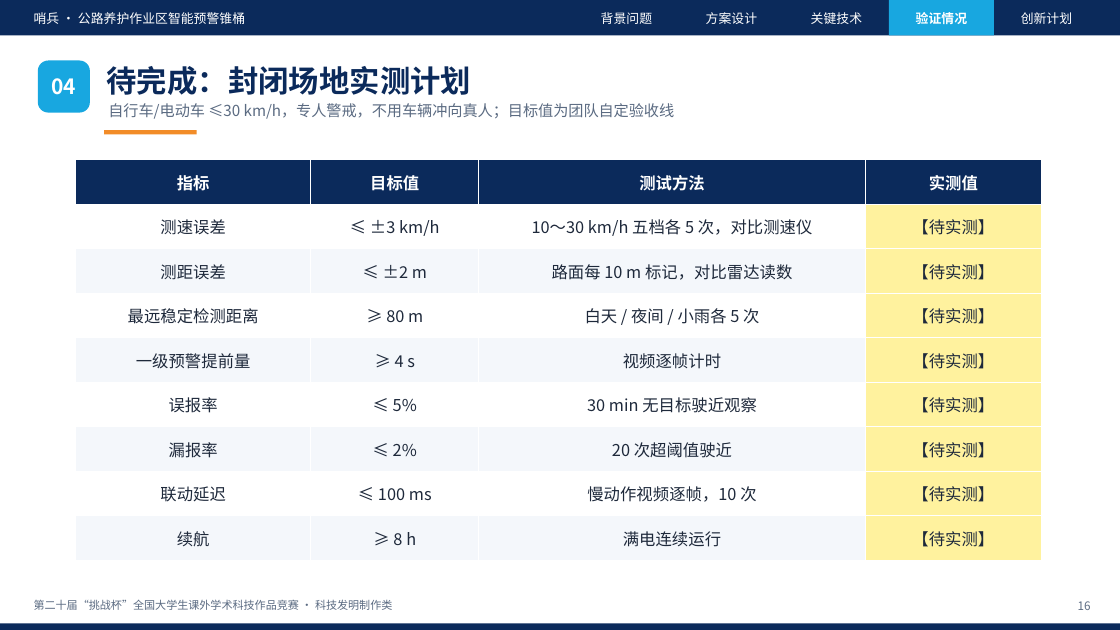
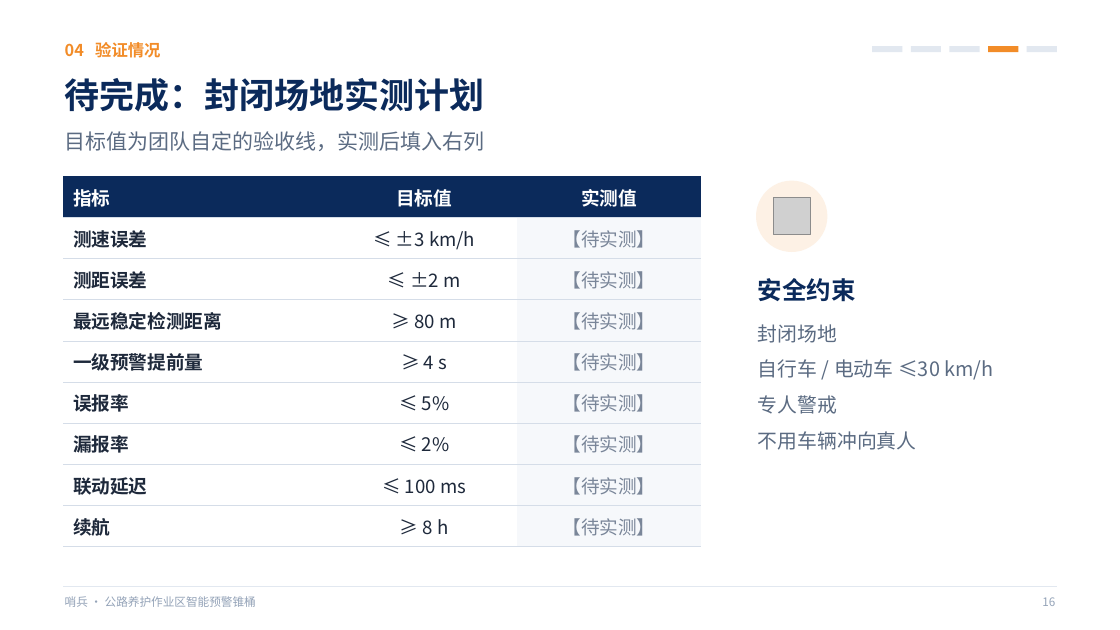
Before and after one commit to wy165611/smart-warning-cone, a slide deck: slide 16 of competition/challenge-cup/哨兵_挑战杯答辩PPT.pptx. Drawn at 1120x630 pixels with LibreOffice and Linux fonts; fonts in the diff are those of the drawing; grey boxes stand for pictures. Boxes give left, top, right and bottom in pixels: in the first picture for what was removed or moved away, otherwise in the second. Text is boxed around its words. In the diff, an @@ line names an element or a change of style, - is before the commit and + after.

Commit message:
挑战杯答辩 PPT v2：投影可读版——正文≥16pt、细节移入备注、去卡片多留白、线条图标与大图、待补充占位弱化为灰色虚线标签并自动生成清单，参考资料拆两页（共 23 页）

```diff
--- a/competition/challenge-cup/哨兵_挑战杯答辩PPT.pptx
+++ b/competition/challenge-cup/哨兵_挑战杯答辩PPT.pptx
@@ rectangle removed at [0, 0, 1120, 35] @@
@@ text removed at [601, 12, 652, 24] @@
-背景问题
@@ text removed at [706, 12, 757, 24] @@
-方案设计
@@ text removed at [811, 12, 862, 24] @@
-关键技术
@@ text removed at [1021, 12, 1072, 24] @@
-创新计划
@@ text "04 验证情况" at [65, 42, 160, 58]: vertical alignment middle to top @@
@@ text at [65, 42, 160, 58]: text changed; size 11 to 14 pt; text colour #FFFFFF to #F28C28 @@
-验证情况
+04 验证情况
@@ rectangle added at [872, 46, 902, 52], fill #E2E8F0 @@
@@ rectangle added at [911, 46, 941, 52], fill #E2E8F0 @@
@@ rectangle added at [949, 46, 980, 52], fill #E2E8F0 @@
@@ rectangle added at [988, 46, 1018, 52], fill #F28C28 @@
@@ rectangle: place and size @@
-rectangle at [889, 0, 994, 35]
+rectangle at [1027, 46, 1057, 52]
@@ rectangle at [1027, 46, 1057, 52]: fill #18A7E0 to #E2E8F0 @@
@@ rounded rectangle removed at [38, 60, 90, 113] @@
-04
@@ text "待完成：封闭场地实测计划": place and size @@
-text "待完成：封闭场地实测计划" at [107, 66, 471, 95]
+text "待完成：封闭场地实测计划" at [65, 78, 485, 112]
@@ text "待完成：封闭场地实测计划" at [65, 78, 485, 112]: size 26 to 30 pt @@
@@ text added at [65, 131, 485, 151], 18 pt, text #5B6B82 @@
+目标值为团队自定的验收线，实测后填入右列
@@ rectangle removed at [104, 130, 197, 134] @@
@@ table at [63, 176, 702, 547] @@
-column 3: 测试方法 | 10～30 km/h 五档各 5 次，对比测速仪 | 路面每 10 m 标记，对比雷达读数 | 白天 / 夜间 / 小雨各 5 次 | 视频逐帧计时 | 30 min 无目标驶近观察 | 20 次超阈值驶近 | 慢动作视频逐帧，10 次 | 满电连续运行
@@ table: place and size @@
-table at [76, 160, 1042, 560]
+table at [63, 176, 702, 547]
@@ ellipse added at [756, 181, 828, 252], fill #FDF1E5 @@
@@ picture added at [773, 197, 810, 234] @@
@@ text added at [758, 278, 856, 302], 21 pt, text #0B2A5B, bold @@
+安全约束
@@ text at [758, 359, 993, 450]: text changed; size 13 to 17 pt @@
-自行车/电动车 ≤30 km/h，专人警戒，不用车辆冲向真人；目标值为团队自定验收线
+封闭场地
+自行车 / 电动车 ≤30 km/h
+专人警戒
+不用车辆冲向真人
@@ text removed at [34, 599, 392, 610] @@
-第二十届“挑战杯”全国大学生课外学术科技作品竞赛 · 科技发明制作类
@@ text "哨兵 · 公路养护作业区智能预警锥桶": place and size @@
-text "哨兵 · 公路养护作业区智能预警锥桶" at [34, 12, 245, 24]
+text "哨兵 · 公路养护作业区智能预警锥桶" at [65, 596, 256, 607]
@@ text "哨兵 · 公路养护作业区智能预警锥桶" at [65, 596, 256, 607]: size 11 to 10 pt, text colour #FFFFFF to #94A3B8; vertical alignment middle to top @@
@@ line added from (63, 586) to (1057, 586), #E2E8F0 0.75 pt @@
@@ text "16": place and size @@
-text "16" at [1078, 601, 1091, 610]
+text "16" at [1042, 597, 1055, 606]
@@ text "16" at [1042, 597, 1055, 606]: text colour #5B6B82 to #94A3B8 @@
@@ rectangle removed at [0, 623, 1120, 630] @@
```
Also in this commit, not shown: 21 other slides changed, 1 slide added, 34 other files.
